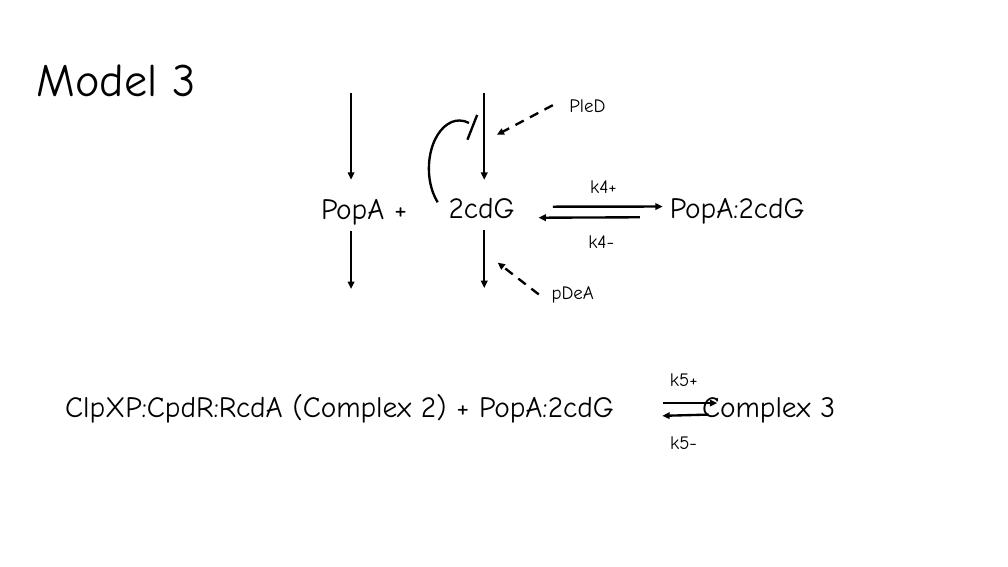
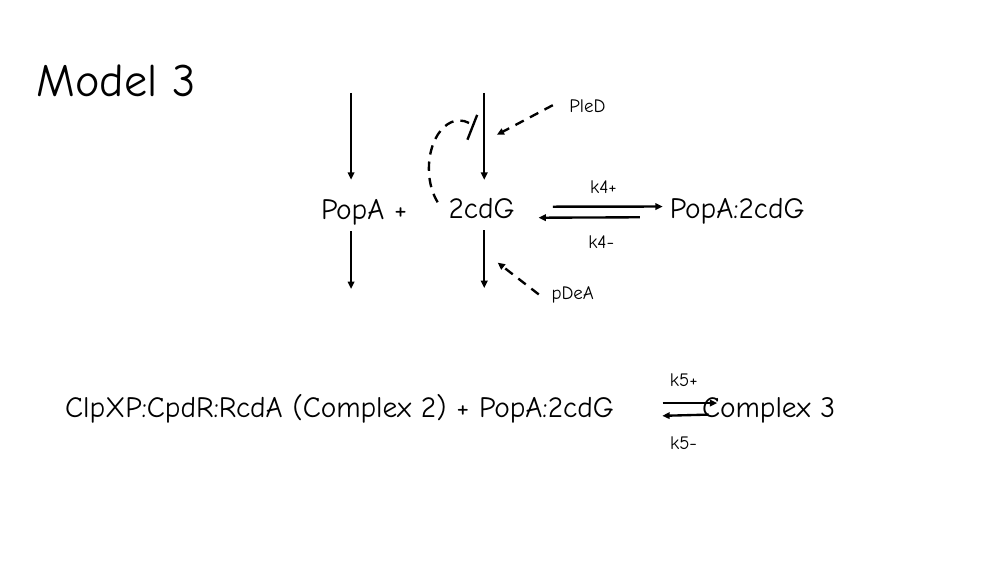
Before and after one commit to fly2Universe/CS6824, a slide deck: slide 4 of CS6824FinalPresentation.pptx. Drawn at 1008x567 pixels with LibreOffice and Linux fonts; fonts in the diff are those of the drawing. Boxes give left, top, right and bottom in pixels: in the first picture for what was removed or moved away, otherwise in the second. Text is boxed around its words. In the diff, an @@ line names an element or a change of style, - is before the commit and + after.

```diff
--- a/CS6824FinalPresentation.pptx
+++ b/CS6824FinalPresentation.pptx
@@ arc (boxed as its full ellipse) at <box>429,120,490,216</box>: outline #000000 2.25 pt to #000000 2.25 pt dashed @@
```
Also in this commit, not shown: 1 other slide changed.
